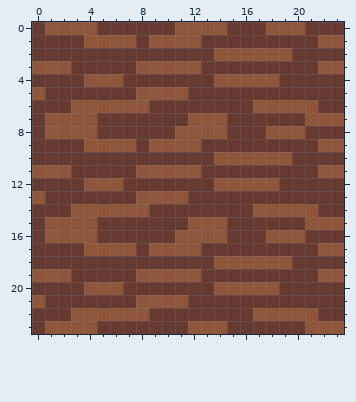
Pixel-art sprite, stored at log.png. Above is the file before it was changed.
Rulers count pixels.
The same view after the edit:
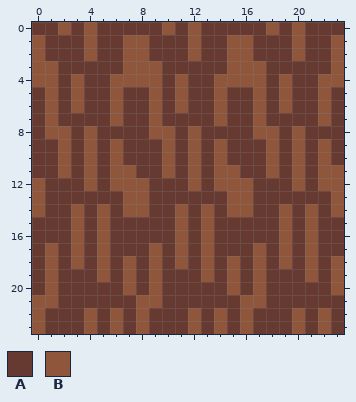
Palette (. is transparent): A #663931  B #8f563b
Difference:
file 24x24 -> 1080x1080 pixels (blocks of 1x1 -> 45x45; one block is one cell here)
y 0: x 1 B -> A; x 3 B -> A; x 10..11 AB -> BA; x 13..14 BB -> AA; x 19 B -> A
y 1: x 0 A -> B; x 5..6 BB -> AA; x 8..11 ABBB -> BAAA; x 15..16 AA -> BB; x 20 A -> B; x 22 B -> A
y 2: x 0 A -> B; x 4 A -> B; x 7..8 AA -> BB; x 12 A -> B; x 14 B -> A; x 17..20 BBBA -> AAAB; x 23 A -> B
y 3: x 2 B -> A; x 7 A -> B; x 10..12 BBB -> AAA; x 15..17 AAA -> BBB; x 22 B -> A
y 4: x 0..1 AA -> BB; x 3..5 ABB -> BAA; x 7..9 AAA -> BBB; x 11 A -> B; x 18..19 BA -> AB; x 22..23 AA -> BB
y 5: x 0..1 BA -> AB; x 3 A -> B; x 6 A -> B; x 8 B -> A; x 10 B -> A; x 14 A -> B; x 17 A -> B; x 19 A -> B; x 22 A -> B
y 6: x 1 A -> B; x 4..5 BB -> AA; x 7..9 BBA -> AAB; x 11 A -> B; x 14 A -> B; x 18 B -> A; x 20..22 BBA -> AAB
y 7: x 2..4 BBB -> AAA; x 6 A -> B; x 9 A -> B; x 12..13 BB -> AA; x 17 A -> B; x 21 B -> A; x 23 B -> A
y 8: x 3 B -> A; x 9..11 AAB -> BBA; x 13..14 BB -> AA; x 17 A -> B; x 19 B -> A
y 9: x 2 A -> B; x 5 B -> A; x 7 B -> A; x 9 B -> A; x 11 B -> A; x 14 A -> B; x 18 A -> B; x 20 A -> B; x 23 B -> A
y 10: x 2 A -> B; x 4 A -> B; x 6 A -> B; x 10 A -> B; x 12 A -> B; x 15..17 BBB -> AAA; x 19..20 BA -> AB; x 22 A -> B
y 11: x 0..1 BB -> AA; x 4 A -> B; x 6..9 AABB -> BBAA; x 11 B -> A; x 14..15 AA -> BB; x 18 A -> B; x 20 A -> B
y 12: x 0 A -> B; x 5 B -> A; x 7..8 AA -> BB; x 12 A -> B; x 17..18 BB -> AA; x 20 A -> B; x 22..23 AA -> BB
y 13: x 7 A -> B; x 9..11 BBB -> AAA; x 15..16 AA -> BB; x 23 A -> B
y 14: x 0 A -> B; x 4 B -> A; x 6 B -> A; x 11 A -> B; x 13 A -> B; x 15..18 AABB -> BBAA; x 20 B -> A; x 23 A -> B
y 15: x 1..2 BB -> AA; x 4..5 BA -> AB; x 11..12 AB -> BA; x 14 B -> A; x 19 A -> B; x 22..23 BB -> AA
y 16: x 1..2 BB -> AA; x 4..5 BA -> AB; x 12 B -> A; x 14 B -> A; x 18 B -> A; x 20..21 BA -> AB
y 17: x 1 A -> B; x 3..4 AB -> BA; x 6..7 BB -> AA; x 10 B -> A; x 12..13 BA -> AB; x 17 A -> B; x 19 A -> B; x 21..23 ABB -> BAA
y 18: x 1 A -> B; x 3 A -> B; x 5 A -> B; x 7 A -> B; x 9 A -> B; x 11 A -> B; x 13..14 AB -> BA; x 16 B -> A; x 18 B -> A; x 21 A -> B; x 23 A -> B
y 19: x 0 B -> A; x 2 B -> A; x 5 A -> B; x 7..8 AB -> BA; x 10..13 BBBA -> AAAB; x 15 A -> B; x 17 A -> B; x 21..22 AB -> BA
y 20: x 1 A -> B; x 4..7 BBBA -> AAAB; x 9 A -> B; x 14 B -> A; x 16 B -> A; x 18 B -> A; x 23 A -> B
y 21: x 1 A -> B; x 10..11 BB -> AA; x 16..17 AA -> BB
y 22: x 0 A -> B; x 3 B -> A; x 5 B -> A; x 7 B -> A; x 12 A -> B; x 14 A -> B; x 16..19 ABBB -> BAAA; x 21..22 BA -> AB
y 23: x 0..3 ABBB -> BAAA; x 6 A -> B; x 8 A -> B; x 13 B -> A; x 16 A -> B; x 20..21 AB -> BA; x 23 B -> A
